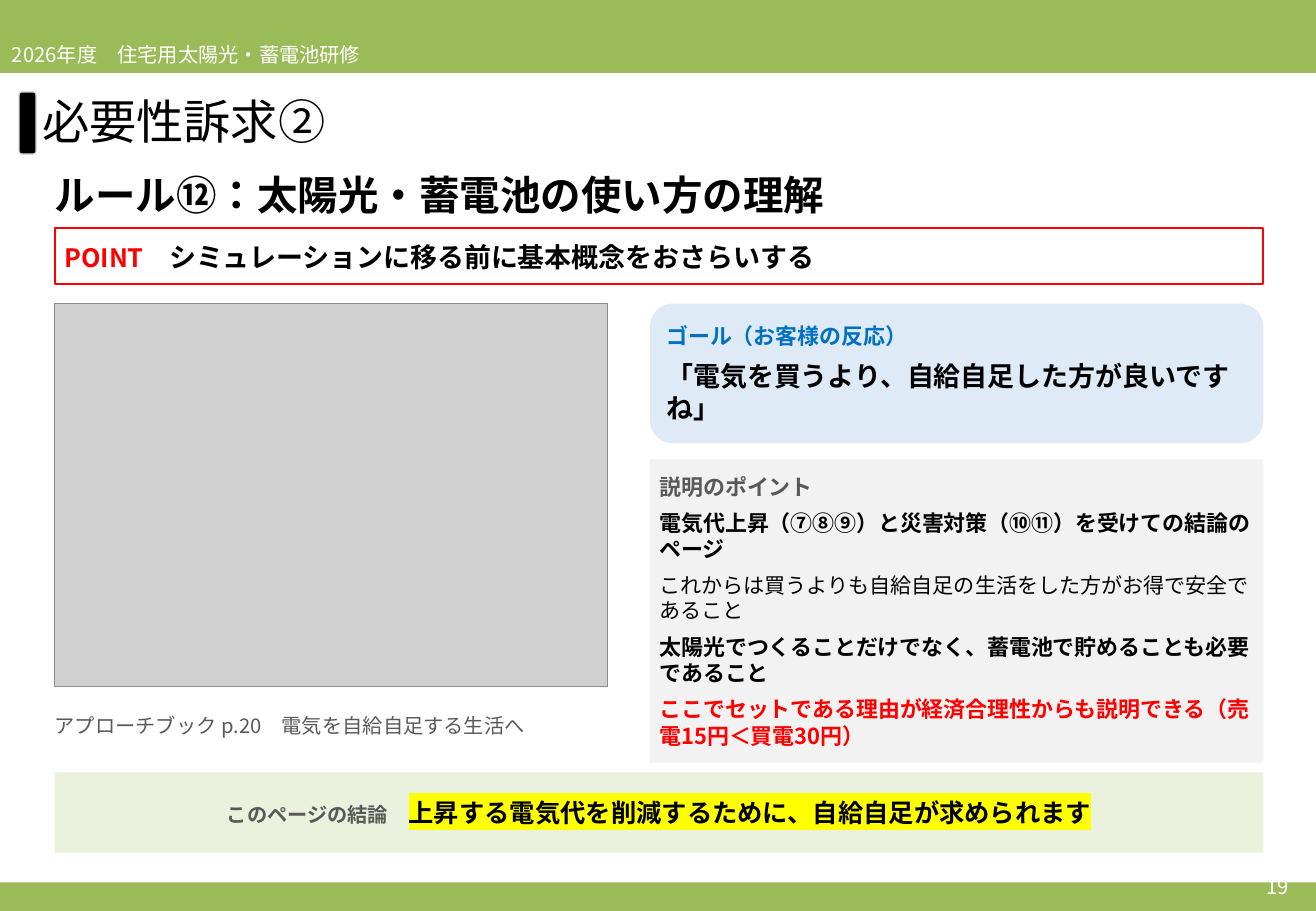
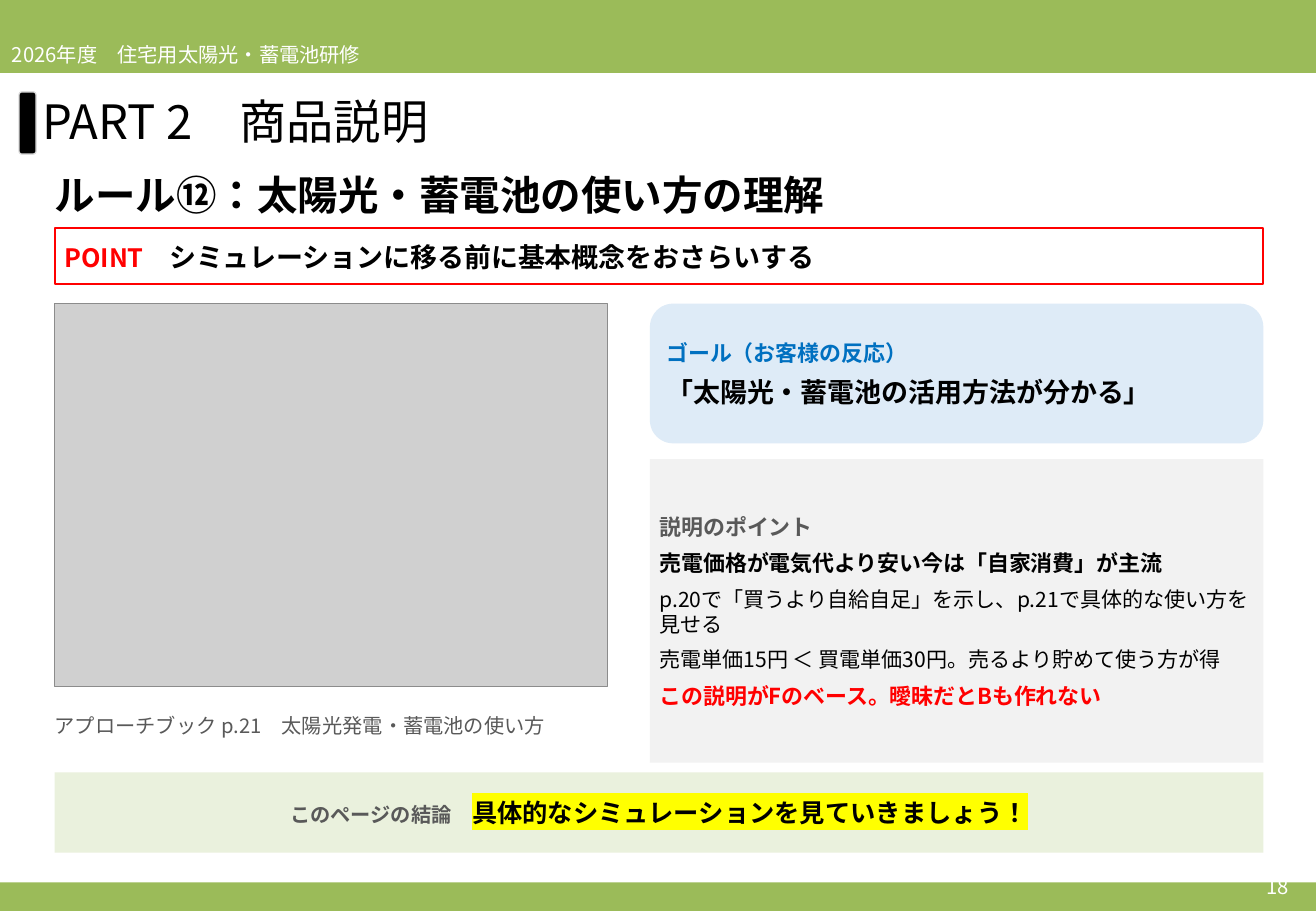
Before and after one commit to soshiro-iki-sys/-, a slide deck: slide 18 of slides/2026営業研修_第3回_必要性訴求②＆ロープレ.pptx (slide 19 before the commit). Drawn at 1316x911 pixels with LibreOffice and Linux fonts; fonts in the diff are those of the drawing; grey boxes stand for pictures. Boxes give left, top, right and bottom in pixels: in the first picture for what was removed or moved away, otherwise in the second. Text is boxed around its words. In the diff, an @@ line names an element or a change of style, - is before the commit and + after.

```diff
--- a/slides/2026営業研修_第3回_必要性訴求②＆ロープレ.pptx
+++ b/slides/2026営業研修_第3回_必要性訴求②＆ロープレ.pptx
@@ text at bbox=[42, 99, 429, 143]: text changed @@
-必要性訴求②
+PART 2 商品説明
@@ text in rounded rectangle at bbox=[666, 379, 1151, 405]: text changed @@
-「電気を買うより、自給自足した方が良いですね」
+「太陽光・蓄電池の活用方法が分かる」
@@ text in rectangle at bbox=[660, 552, 1249, 706]: text changed; size 13 to 12.5 pt; bold off @@
-電気代上昇（⑦⑧⑨）と災害対策（⑩⑪）を受けての結論のページ
-これからは買うよりも自給自足の生活をした方がお得で安全であること
-太陽光でつくることだけでなく、蓄電池で貯めることも必要であること
-ここでセットである理由が経済合理性からも説明できる（売電15円＜買電30円）
+売電価格が電気代より安い今は「自家消費」が主流
+p.20で「買うより自給自足」を示し、p.21で具体的な使い方を見せる
+売電単価15円 ＜ 買電単価30円。売るより貯めて使う方が得
+この説明がFのベース。曖昧だとBも作れない
@@ text at bbox=[55, 716, 545, 738]: text changed @@
-アプローチブック p.20 電気を自給自足する生活へ
+アプローチブック p.21 太陽光発電・蓄電池の使い方
@@ text in rectangle at bbox=[290, 800, 1028, 825]: text changed @@
-このページの結論 上昇する電気代を削減するために、自給自足が求められます
+このページの結論 具体的なシミュレーションを見ていきましょう！
@@ text at bbox=[1266, 873, 1288, 900]: text changed @@
-19
+18
```
Also in this commit, not shown: 22 other slides changed, 8 slides added, 5 slides removed, 2 other files.
